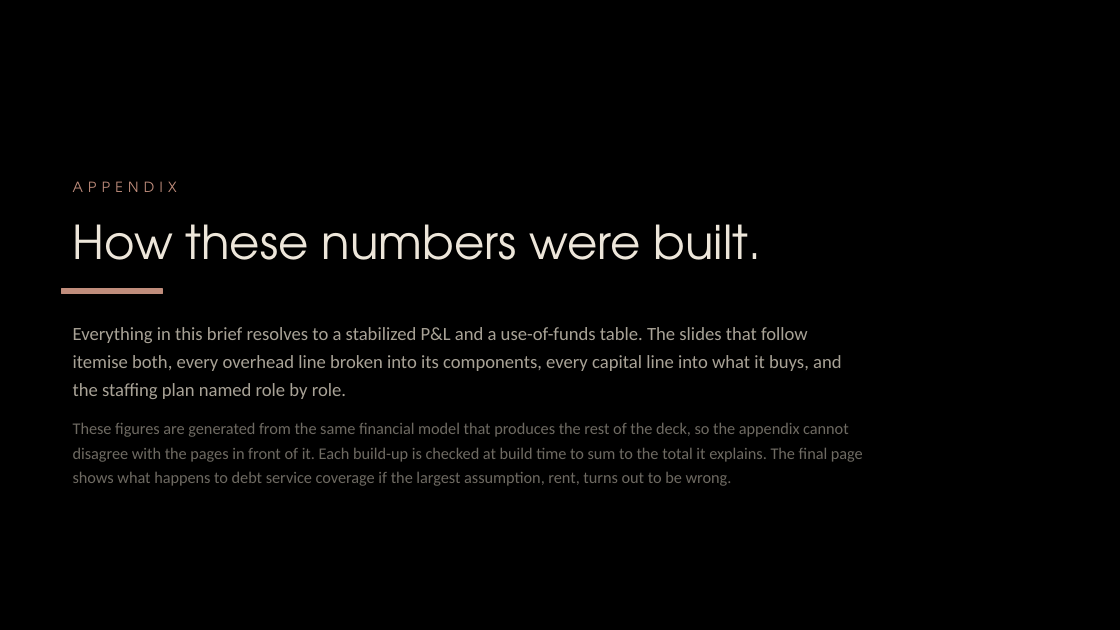
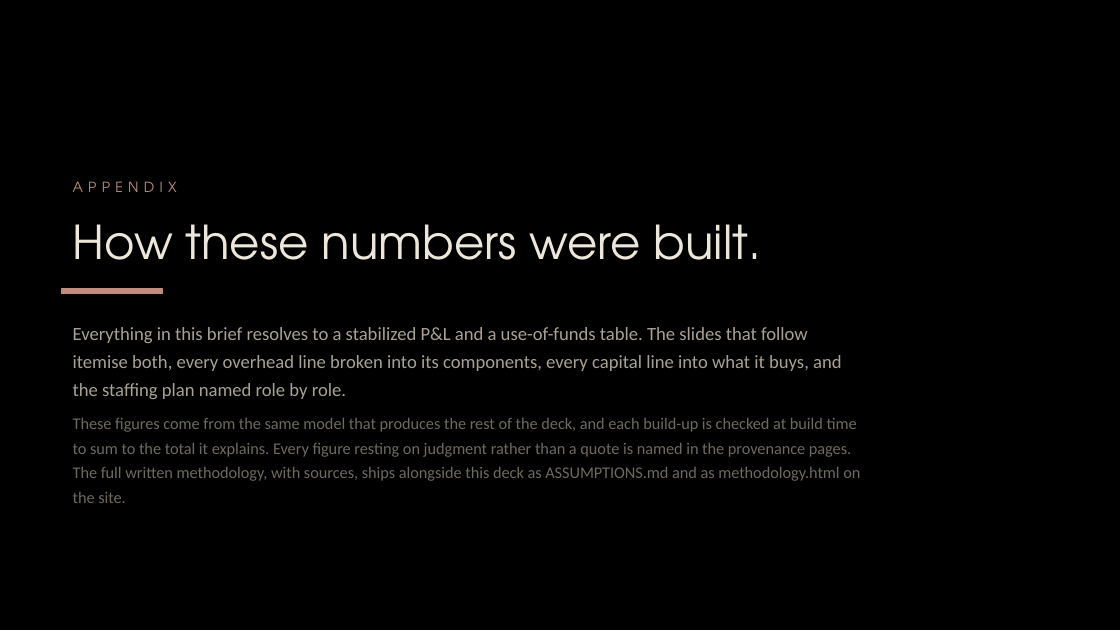
Before and after one commit to apexalpha811/2mil_ample, a slide deck: slide 28 of 1.5mil_ample.pptx (slide 26 before the commit). Drawn at 1120x630 pixels with LibreOffice and Linux fonts; fonts in the diff are those of the drawing. Boxes give left, top, right and bottom in pixels: in the first picture for what was removed or moved away, otherwise in the second. Text is boxed around its words. In the diff, an @@ line names an element or a change of style, - is before the commit and + after.

```diff
--- a/1.5mil_ample.pptx
+++ b/1.5mil_ample.pptx
@@ text "These figures come from the ..." at (73,418,860,503): vertical alignment middle to top @@
@@ text at (73,418,860,503): text changed @@
-These figures are generated from the same financial model that produces the rest of the deck, so the appendix cannot disagree with the pages in front of it. Each build-up is checked at build time to sum to the total it explains. The final page shows what happens to debt service coverage if the largest assumption, rent, turns out to be wrong.
+These figures come from the same model that produces the rest of the deck, and each build-up is checked at build time to sum to the total it explains. Every figure resting on judgment rather than a quote is named in the provenance pages. The full written methodology, with sources, ships alongside this deck as ASSUMPTIONS.md and as methodology.html on the site.
```
Also in this commit, not shown: 32 other slides changed, 5 slides added, 5 other files.
